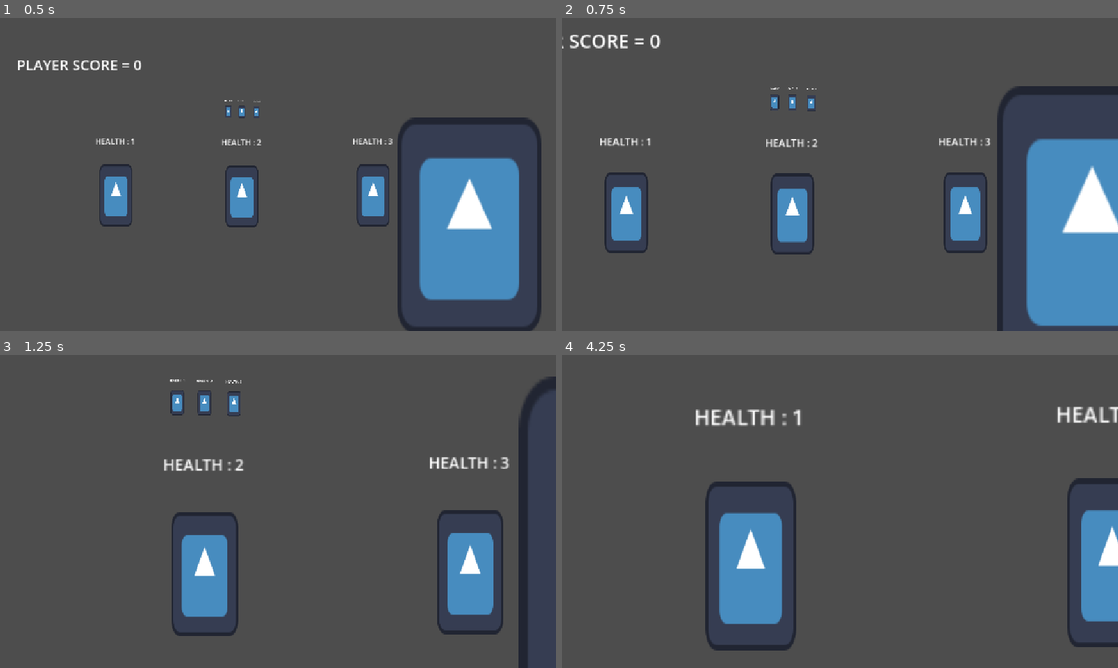
Above: before the commit, frames 1-4 (two rows, left to right).
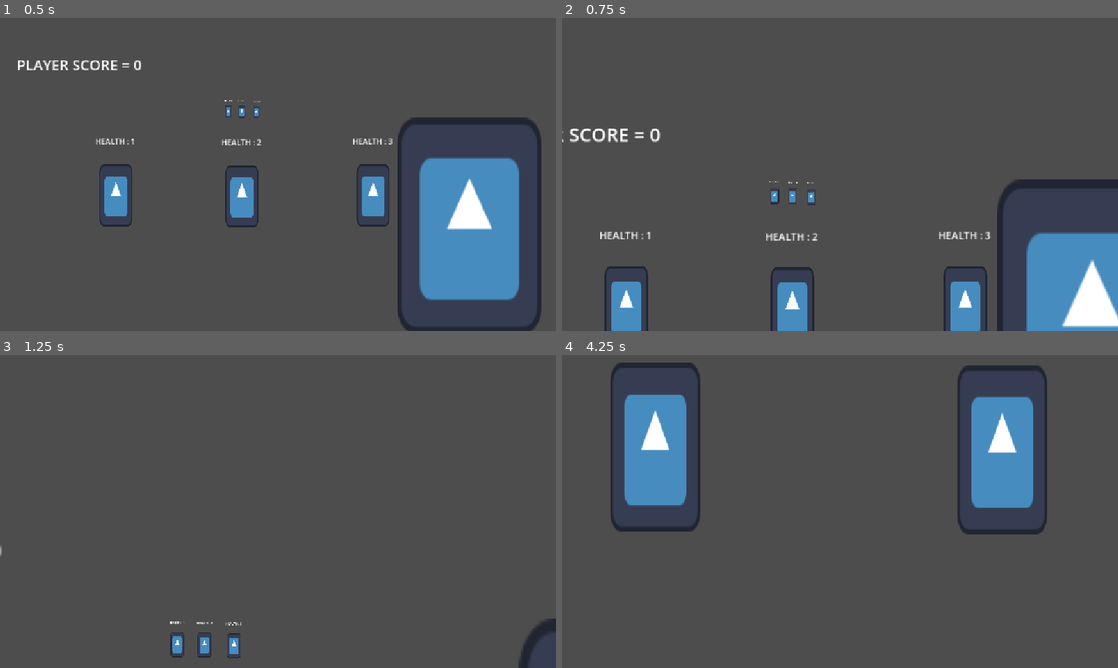
Above: after the commit, the same moments.

Repository: HelpMeFindAUsername/RIFTB
Game: Godot game, scene res://Scenes/2D/Main/main.tscn
Same seed, same stepped clock (60 frames per second), same inputs: the game is played once before the commit and once after it. The engine's default icon, where the game draws it, is replaced by a stand-in: a white triangle on a blue panel in a dark square.
Inputs (mouse positions are in pixels of both pictures, inside the frame that each line leads up to):
- Up to frame 1 (0.5 s): no input
- Up to frame 2 (0.75 s): move the mouse to (840, 49) at 0.52 s; hold Right mouse button (Scope) from 0.53 s (still down); click (840, 49) at 0.67 s
- Up to frame 3 (1.25 s): keep holding Right mouse button (Scope)
- Up to frame 4 (4.25 s): move the mouse to (840, 636) at 1.27 s; release Right mouse button (Scope) at 1.28 s; right-click (840, 636) at 1.35 s; click (840, 636) at 1.42 s; move the mouse to (600, 511) at 2.02 s; hold Right mouse button (Scope) 2.03-2.78 s; click (600, 511) at 2.17 s; move the mouse to (1079, 511) at 2.77 s; right-click (1079, 511) at 2.85 s; click (1079, 511) at 2.92 s; move the mouse to (739, 558) at 3.52 s; hold Right mouse button (Scope) from 3.53 s (still down); click (739, 558) at 3.67 s

Frame 1 is identical in both runs. In frame 2, 16% of the frame differs, in the area x 0-100%, y 5-100%; in frame 3, 8.9%; in frame 4, 19%, in the area x 8-100%, y 2-95%.

Commit message:
Added Simple Camera Rework

Diff:
--- a/Scenes/2D/Main/camera.tscn
+++ b/Scenes/2D/Main/camera.tscn
@@ -7,7 +7,7 @@
 size = Vector2(1152, 237.5)
 
 [sub_resource type="RectangleShape2D" id="RectangleShape2D_a4kck"]
-size = Vector2(330, 648)
+size = Vector2(287, 648)
 
 [node name="Camera" type="Node2D"]
 
@@ -29,25 +29,25 @@
 [node name="Up_Move" type="Area2D" parent="CanvasLayer"]
 
 [node name="CollisionShape2D" type="CollisionShape2D" parent="CanvasLayer/Up_Move"]
-position = Vector2(576, 67.5)
+position = Vector2(576, 60)
 shape = SubResource("RectangleShape2D_j0yne")
 
 [node name="Down_Move" type="Area2D" parent="CanvasLayer"]
 
 [node name="CollisionShape2D" type="CollisionShape2D" parent="CanvasLayer/Down_Move"]
-position = Vector2(576, 580.25)
+position = Vector2(576, 588)
 shape = SubResource("RectangleShape2D_j0yne")
 
 [node name="Left_Move" type="Area2D" parent="CanvasLayer"]
 
 [node name="CollisionShape2D" type="CollisionShape2D" parent="CanvasLayer/Left_Move"]
-position = Vector2(83, 324)
+position = Vector2(60, 324)
 shape = SubResource("RectangleShape2D_a4kck")
 
 [node name="Right_Move" type="Area2D" parent="CanvasLayer"]
 
 [node name="CollisionShape2D" type="CollisionShape2D" parent="CanvasLayer/Right_Move"]
-position = Vector2(1069, 324)
+position = Vector2(1092, 324)
 shape = SubResource("RectangleShape2D_a4kck")
 
 [connection signal="mouse_entered" from="CanvasLayer/Up_Move" to="Camera2D" method="_on_up_move_mouse_entered"]
--- a/Scripts/camera_2d.gd
+++ b/Scripts/camera_2d.gd
@@ -6,7 +6,9 @@
 @export var zoom_mult = 4
 var current_zoom_mult : int
 @export var zoom_speed = 0.01
-@export var zoom_mov_speed = 0.1
+@export var zoom_mov_speed = 0.2
+
+var zoom_starting_position : Vector2
 
 var start_centre_position : Vector2
 var base_zoom = Vector2(1, 1)
@@ -20,6 +22,11 @@
 func _ready():
 	start_centre_position = node_2d.position
 
+func _input(event):
+	if event is InputEventMouseButton and event.button_index == MOUSE_BUTTON_RIGHT:
+		if event.pressed:
+			zoom_starting_position = event.position
+
 func _process(_delta):
 	camera_2d.position = lerp(node_2d.position, get_global_mouse_position(), camera_sens)
 	camera_2d.zoom = lerp(camera_2d.zoom, base_zoom * current_zoom_mult, zoom_speed)
@@ -27,7 +34,11 @@
 
 	#ZOOM CONDITIONS
 	if Input.is_action_pressed("Scope"):
+
+		if Input.is_action_just_pressed("Scope"):
+			node_2d.position = lerp(zoom_starting_position, get_global_mouse_position(), camera_sens)
 		current_zoom_mult = zoom_mult
+
 		if move_up:
 			node_2d.position.y -= zoom_mov_speed
 		if move_down:
